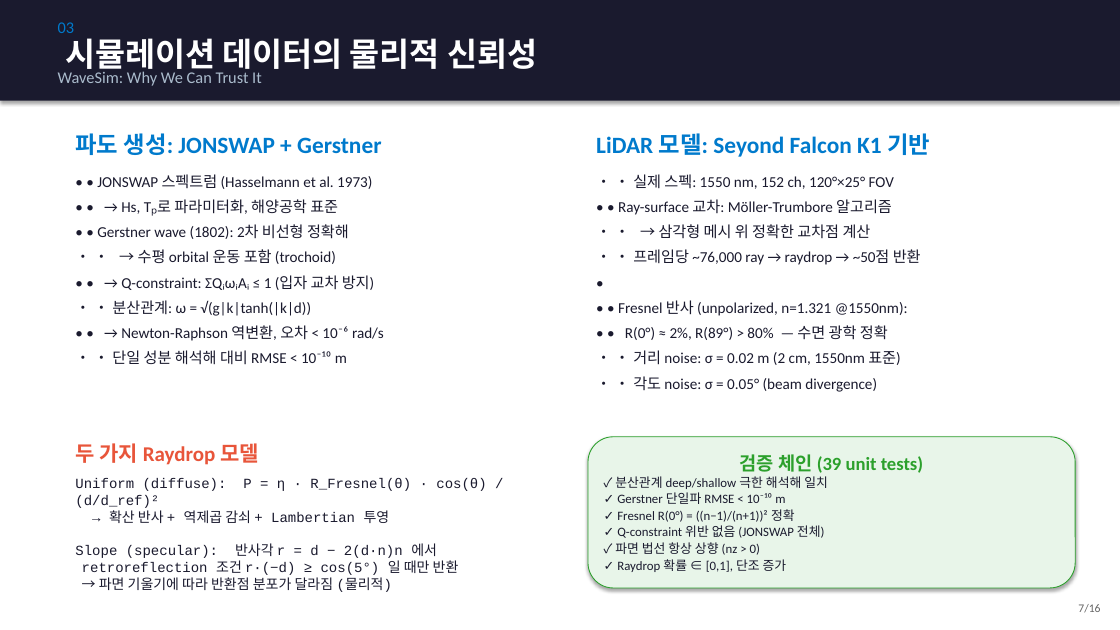
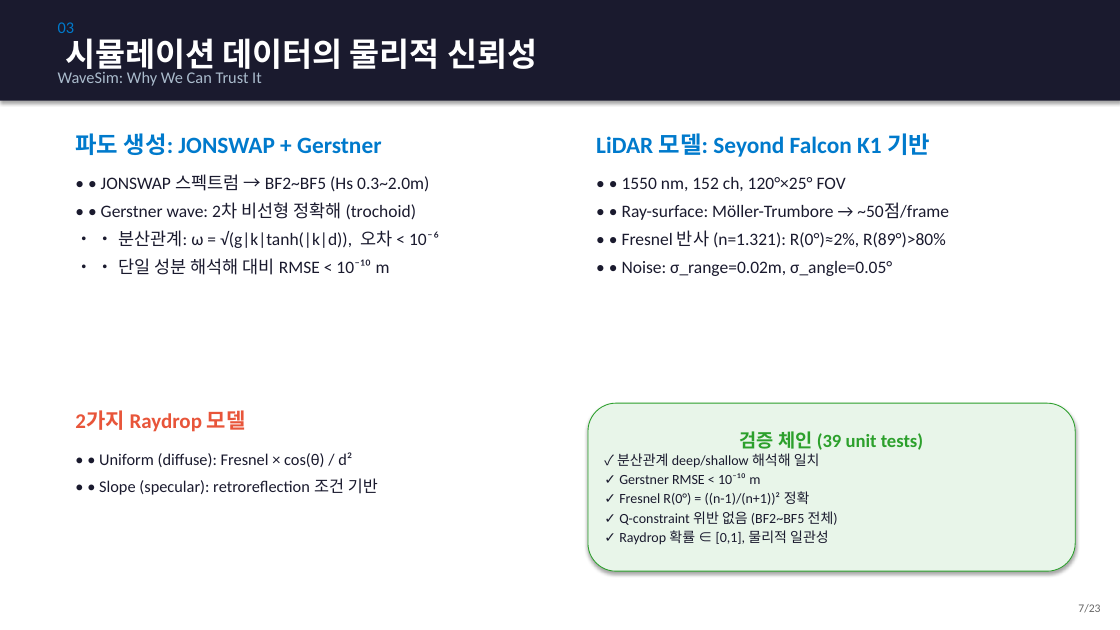
Before and after one commit to SAEYONGPARK94/wavesplat, a slide deck: slide 7 of wavesplat/docs/labmeeting_wavesplat.pptx. Drawn at 1120x630 pixels with LibreOffice and Linux fonts; fonts in the diff are those of the drawing. Boxes give left, top, right and bottom in pixels: in the first picture for what was removed or moved away, otherwise in the second. Text is boxed around its words. In the diff, an @@ line names an element or a change of style, - is before the commit and + after.

```diff
--- a/wavesplat/docs/labmeeting_wavesplat.pptx
+++ b/wavesplat/docs/labmeeting_wavesplat.pptx
@@ text at (101, 174, 439, 248): text changed; size 13 to 15 pt @@
-• • JONSWAP 스펙트럼 (Hasselmann et al. 1973)
-• • → Hs, Tₚ로 파라미터화, 해양공학 표준
-• • Gerstner wave (1802): 2차 비선형 정확해
-• • → 수평 orbital 운동 포함 (trochoid)
-• • → Q-constraint: ΣQᵢωᵢAᵢ ≤ 1 (입자 교차 방지)
-• • 분산관계: ω = √(g|k|tanh(|k|d))
-• • → Newton-Raphson 역변환, 오차 < 10⁻⁶ rad/s
+• • JONSWAP 스펙트럼 → BF2~BF5 (Hs 0.3~2.0m)
+• • Gerstner wave: 2차 비선형 정확해 (trochoid)
+• • 분산관계: ω = √(g|k|tanh(|k|d)), 오차 < 10⁻⁶
@@ text at (622, 177, 949, 276): text changed; size 13 to 15 pt @@
-• • 실제 스펙: 1550 nm, 152 ch, 120°×25° FOV
-• • Ray-surface 교차: Möller-Trumbore 알고리즘
-• • → 삼각형 메시 위 정확한 교차점 계산
-• • 프레임당 ~76,000 ray → raydrop → ~50점 반환
-•
-• • Fresnel 반사 (unpolarized, n=1.321 @1550nm):
-• • R(0°) ≈ 2%, R(89°) > 80% — 수면 광학 정확
-• • 거리 noise: σ = 0.02 m (2 cm, 1550nm 표준)
-• • 각도 noise: σ = 0.05° (beam divergence)
+• • 1550 nm, 152 ch, 120°×25° FOV
+• • Ray-surface: Möller-Trumbore → ~50점/frame
+• • Fresnel 반사 (n=1.321): R(0°)≈2%, R(89°)>80%
+• • Noise: σ_range=0.02m, σ_angle=0.05°
@@ text at (118, 258, 390, 275): size 13 to 15 pt in "• • 단일 성분 해석해 대비 RMSE ..." @@
@@ text at (75, 410, 246, 432): text changed @@
-두 가지 Raydrop 모델
+2가지 Raydrop 모델
@@ rounded rectangle "검증 체인 (39 unit tests)": place and size @@
-rounded rectangle "검증 체인 (39 unit tests)" at (588, 437, 1075, 588)
+rounded rectangle "검증 체인 (39 unit tests)" at (588, 403, 1075, 571)
@@ text at (99, 452, 378, 495): text changed; size 12 to 14 pt; font Courier New to Calibri @@
-Uniform (diffuse): P = η · R_Fresnel(θ) · cos(θ) / (d/d_ref)²
-→ 확산 반사 + 역제곱 감쇠 + Lambertian 투영
-Slope (specular): 반사각 r = d − 2(d·n)n 에서
-retroreflection 조건 r·(−d) ≥ cos(5°) 일 때만 반환
-→ 파면 기울기에 따라 반환점 분포가 달라짐 (물리적)
+• • Uniform (diffuse): Fresnel × cos(θ) / d²
+• • Slope (specular): retroreflection 조건 기반
@@ text in rounded rectangle at (617, 453, 838, 545): text changed; size 11 to 12 pt @@
-✓ 분산관계 deep/shallow 극한 해석해 일치
-✓ Gerstner 단일파 RMSE < 10⁻¹⁰ m
-✓ Fresnel R(0°) = ((n−1)/(n+1))² 정확
-✓ Q-constraint 위반 없음 (JONSWAP 전체)
-✓ 파면 법선 항상 상향 (nz > 0)
-✓ Raydrop 확률 ∈ [0,1], 단조 증가
+✓ 분산관계 deep/shallow 해석해 일치
+✓ Gerstner RMSE < 10⁻¹⁰ m
+✓ Fresnel R(0°) = ((n-1)/(n+1))² 정확
+✓ Q-constraint 위반 없음 (BF2~BF5 전체)
+✓ Raydrop 확률 ∈ [0,1], 물리적 일관성
@@ text at (1078, 604, 1100, 613): text changed @@
-7/16
+7/23
```
Also in this commit, not shown: 15 other slides changed, 7 slides added, 3 other files.
